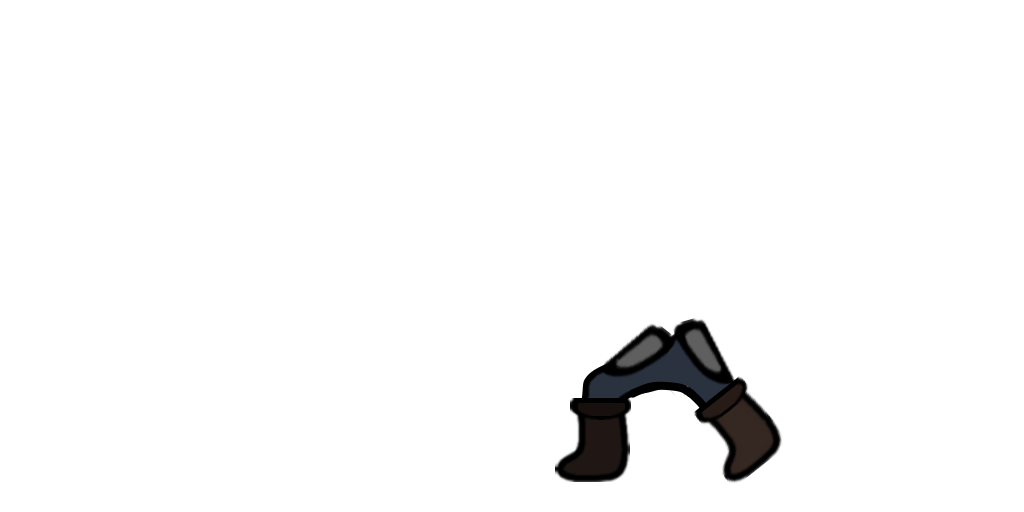
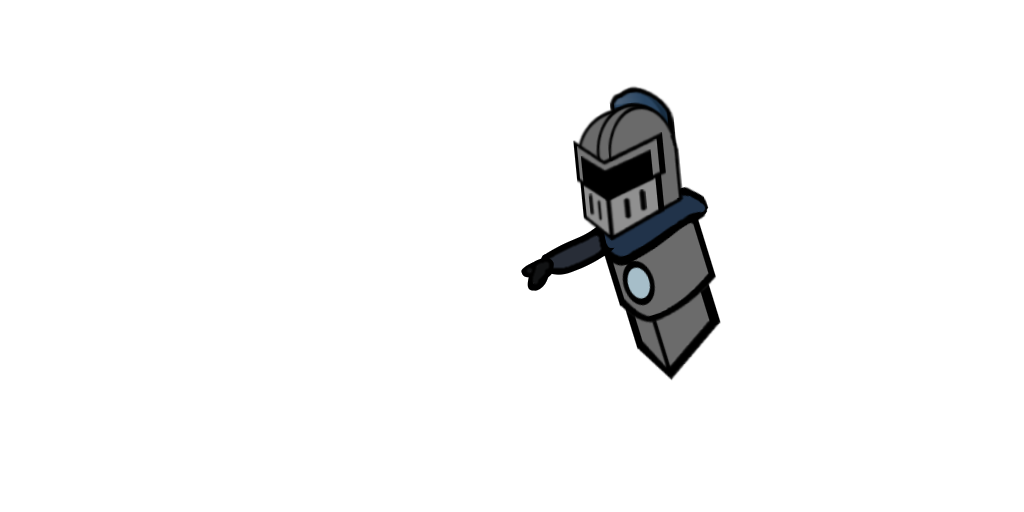
Layer changes from the first (1024, 512) image to the second:
showed "Helmet Merged" over [576, 85, 720, 320]
showed "Chestplate Merged" over [521, 85, 783, 484]
hid group "Legs" (1st of 2, in "Sideways") (7 layers) over [521, 256, 780, 484]
